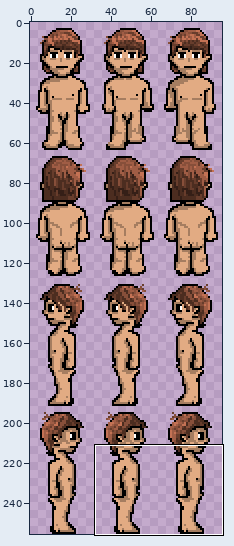
Sprite sheet, stored at stonequest/res/sprites/player.png. The first picture is a wide view before the edit; the outline marks the close-up.
Close-up. The starting point:
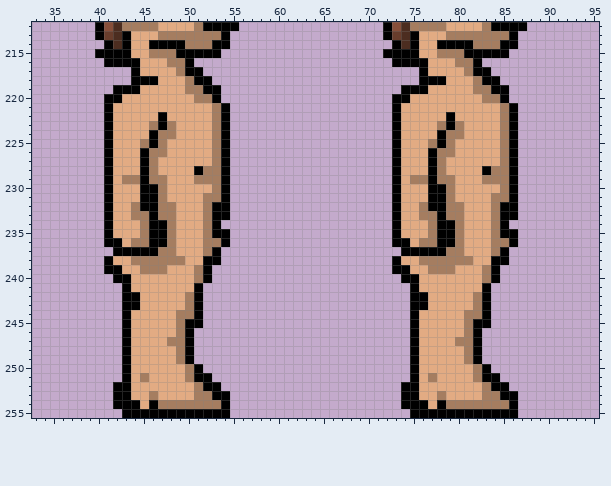
The file is 96x256 pixels. Colours within 5 levels of each other are drawn and written as one. Shown: x 33..95, y 212..255. The commit also changed other parts of the picture, which this record leaves out.
After:
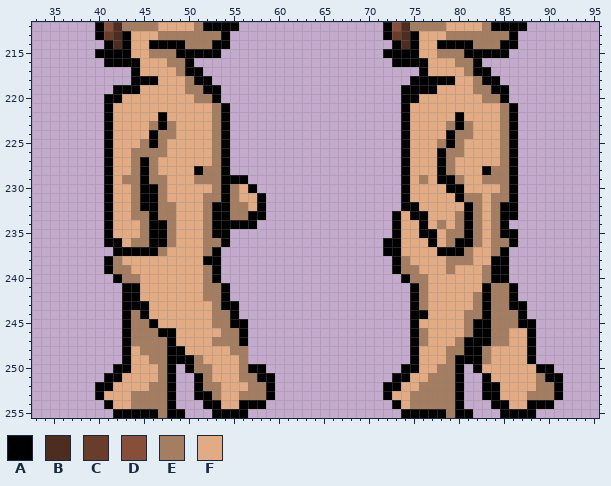
Palette (. is transparent): A #000000  B #4c2d20  C #683d2c  D #874f3a  E #a57d60  F #e2ab83
Edits made:
y 218: x 75 . -> A; x 79 F -> A
y 219: x 77 F -> A
y 220: x 73 A -> .; x 75 F -> A
y 221: x 73..74 AF -> .A
y 222: x 73..74 AF -> .A; x 79..80 AF -> FA
y 223: x 73..74 AF -> .A; x 78..81 EAEF -> FEAE
y 224: x 73..74 AF -> .A; x 78..79 AE -> FA; x 81 F -> E
y 225: x 73..74 AF -> .A; x 77..80 EAEF -> FEAE
y 226: x 44..45 FA -> EE; x 73..74 AF -> .A; x 77..78 AE -> FA; x 80 F -> E
y 227..228: x 44 F -> E; x 73..74 AF -> .A; x 77..79 AEF -> FAE
y 229: x 55..56 .. -> AA; x 73..75 AFE -> .AF; x 77..80 AEEF -> FAAE
y 230: x 44 F -> E; x 55..57 ... -> EFA; x 73..74 AF -> .A; x 77..80 AAEF -> FFAA
y 231: x 44 F -> E; x 55..58 .... -> EFFA; x 73..74 AF -> .A; x 77..82 AAEFFF -> FFFAEE
y 232: x 55..58 .... -> EEFA; x 73..82 AFFEAAEEFF -> .AAFFFFFAE
y 233: x 55..58 .... -> EEAA; x 75..79 FEEAE -> AAFFF; x 81..82 FF -> AE
y 234: x 54..57 .... -> AAAA; x 76..79 FEAA -> AFEF; x 81..82 FF -> AE
y 235: x 76..79 FEAA -> AAFE; x 81..82 FF -> AE
y 236: x 72 . -> A; x 74 A -> F; x 76..82 EEAAEFF -> FAFEAAE
y 237: x 48 E -> F; x 72..77 ..AAAA -> AAFFFF; x 79..81 EEF -> AAE
y 238: x 42 F -> E; x 44..49 EEEEEE -> FFFFFF; x 74 F -> E; x 76..78 EEE -> FFF
y 239: x 42..43 AF -> EE; x 45..47 EEE -> FFF; x 51..53 EA. -> FEA; x 74..75 AF -> EE; x 77..78 EE -> FF; x 85 . -> A
y 240: x 43..44 AF -> EE; x 51..53 EA. -> FEA; x 75..76 AF -> EE; x 85 . -> A
y 241: x 44 F -> A; x 51..54 A... -> FEEA; x 76 F -> E; x 84..86 ... -> EEA
y 242: x 50..54 EA... -> FFEEA; x 76 A -> E; x 84..86 ... -> EEA
y 243: x 45 F -> A; x 50..55 EA.... -> FFFEAA; x 76 A -> E; x 84..87 .... -> EEAA
y 244: x 44..45 FF -> EA; x 49..55 EEA.... -> FFFFEEA; x 76 F -> A; x 84..87 .... -> EEEA
y 245: x 44..46 FFF -> EEA; x 49..56 EAA..... -> FFFFEEAA; x 84..88 ..... -> EEEAA
y 246: x 44..56 FFFFFEA...... -> EEEAAFFFFFEEA; x 76 F -> E; x 83..88 ...... -> AEEFFA
y 247: x 44..56 FFFFEEA...... -> EEEEAFFFFEEEA; x 76 F -> E; x 81 E -> A; x 83..88 ...... -> AEEFFA
y 248: x 45..56 FFFFEA...... -> EEEAAFFFFFEE; x 79..81 FFE -> EEA; x 83..88 ...... -> EFFFFA
y 249: x 46..49 FFFE -> EEAA; x 51..56 ...... -> EFFFFE; x 79..81 FFE -> EAA; x 83..88 ...... -> EFFFFA
y 250: x 42 . -> A; x 47..58 FFFEA....... -> EA.AEEFFFEAA; x 74 . -> A; x 78..90 FFFFEA....... -> EEA.AFFFFFFAA
y 251: x 41..43 ..A -> AAF; x 45 E -> F; x 47..50 FFFE -> EA..; x 52..59 A....... -> EFFFEEAA; x 73..75 ..A -> AAF; x 78..82 FFFFE -> EEA..; x 84..91 A....... -> FFFFFEAA
y 252: x 40..43 ..AA -> AAFF; x 46..59 FFFFFEAA...... -> EEA..AEEFFFEEA; x 72..83 ..AAFFFFFFFE -> AAFFEEEEA..A; x 85..91 A...... -> FFFFEEA
y 253: x 40..45 ..AAFF -> AFFFEE; x 47..59 FFFFEEAA..... -> EA..AAEFFEEEA; x 72..77 ..AAFF -> AFFEEE; x 79..91 FFFFEEAA..... -> EA..AAFFFEEEA
y 254: x 41..46 .AAAFA -> AFFEEE; x 48..58 EEEEEEA.... -> A...AAFFAAA; x 73..78 .AAAFA -> AFEEEE; x 80..90 EEEEEEA.... -> A...AAFFAAA
y 255: x 42 . -> A; x 47 A -> E; x 50..52 AAA -> ...; x 55..56 .. -> AA; x 74 . -> A; x 79 A -> E; x 82..84 AAA -> ...; x 87..88 .. -> AA
